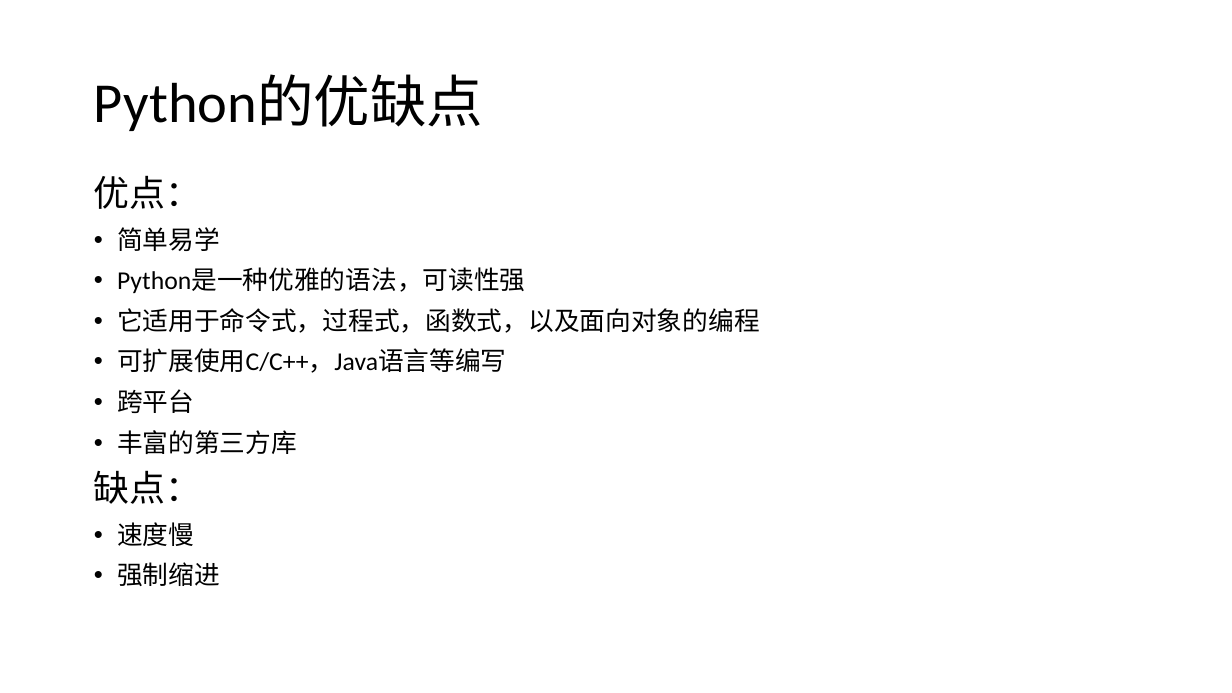
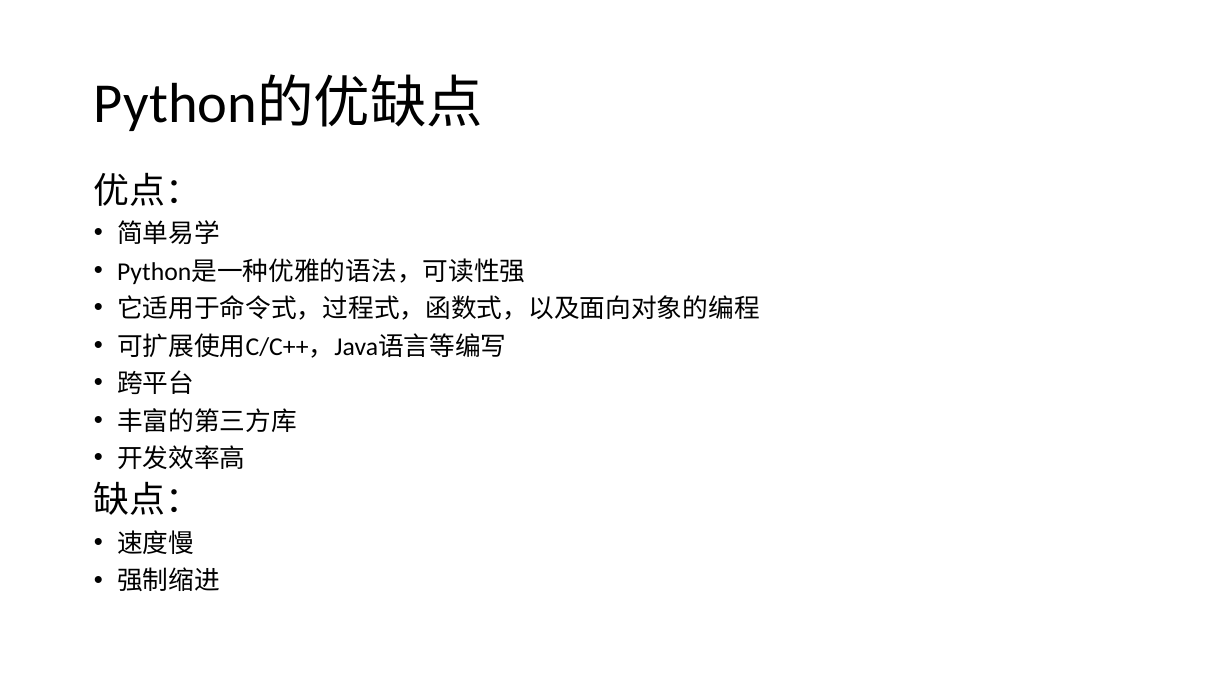
Before and after one commit to gougjp/test_auto, a slide deck: slide 6 of Python和自动化测试.pptx (slide 5 before the commit). Drawn at 1232x693 pixels with LibreOffice and Linux fonts; fonts in the diff are those of the drawing. Boxes give left, top, right and bottom in pixels: in the first picture for what was removed or moved away, otherwise in the second. Text is boxed around its words. In the diff, an @@ line names an element or a change of style, - is before the commit and + after.

Commit message:
update

```diff
--- a/Python和自动化测试.pptx
+++ b/Python和自动化测试.pptx
@@ text at [94,172,760,591]: line spacing 0.9 to 0.8 @@
@@ text at [117,445,245,469]: paragraph added @@
+• 开发效率高
```
Also in this commit, not shown: 3 other slides changed, 7 slides added.
